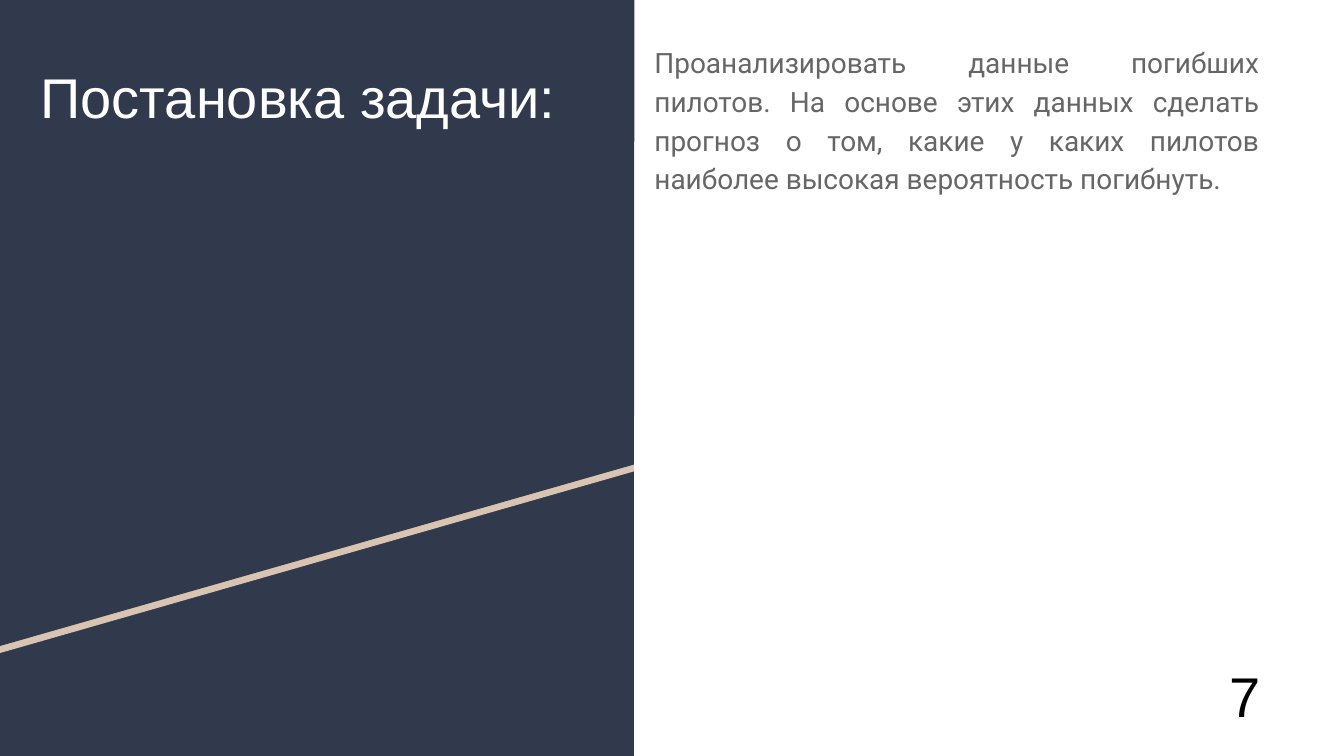
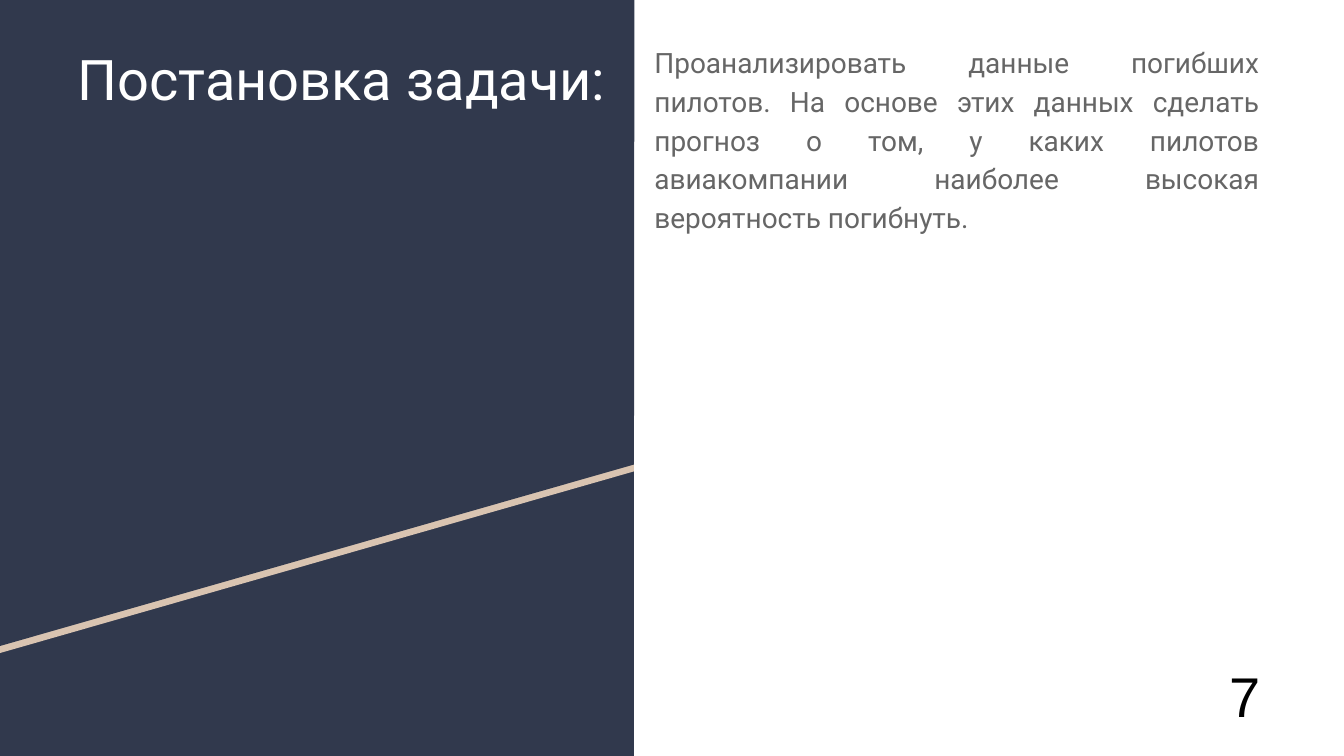
Before and after one commit to AlexanderUzunyan/TestProject, a slide deck: slide 8 of neuro/doc/TMVA.odp. Drawn at 1344x756 pixels with LibreOffice and Linux fonts; fonts in the diff are those of the drawing. Boxes give left, top, right and bottom in pixels: in the first picture for what was removed or moved away, otherwise in the second. Text is boxed around its words. In the diff, an @@ line names an element or a change of style, - is before the commit and + after.

```diff
--- a/neuro/doc/TMVA.odp
+++ b/neuro/doc/TMVA.odp
@@ title "Постановка задачи:": place and size @@
-title "Постановка задачи:" at [41,79,555,127]
+title "Постановка задачи:" at [78,60,605,109]
@@ title "Постановка задачи:" at [78,60,605,109]: font Arial to Roboto @@
@@ text at [654,52,1259,234]: text changed @@
-Проанализировать данные погибших пилотов. На основе этих данных сделать прогноз о том, какие у каких пилотов наиболее высокая вероятность погибнуть.
+Проанализировать данные погибших пилотов. На основе этих данных сделать прогноз о том, у каких пилотов авиакомпании наиболее высокая вероятность погибнуть.
```
Also in this commit, not shown: 15 other slides changed.
